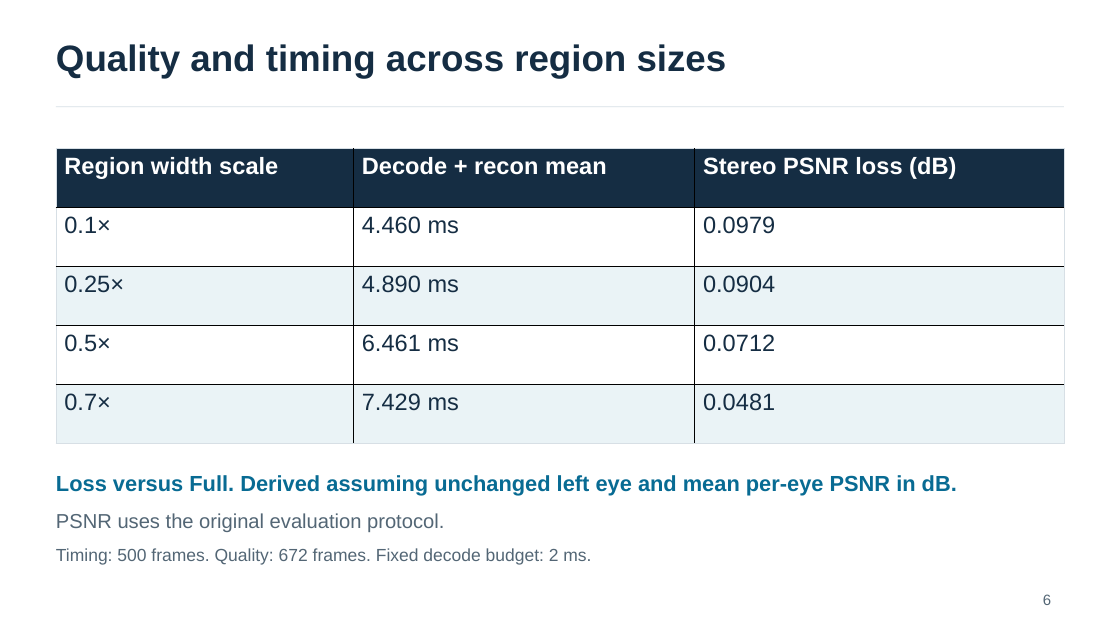
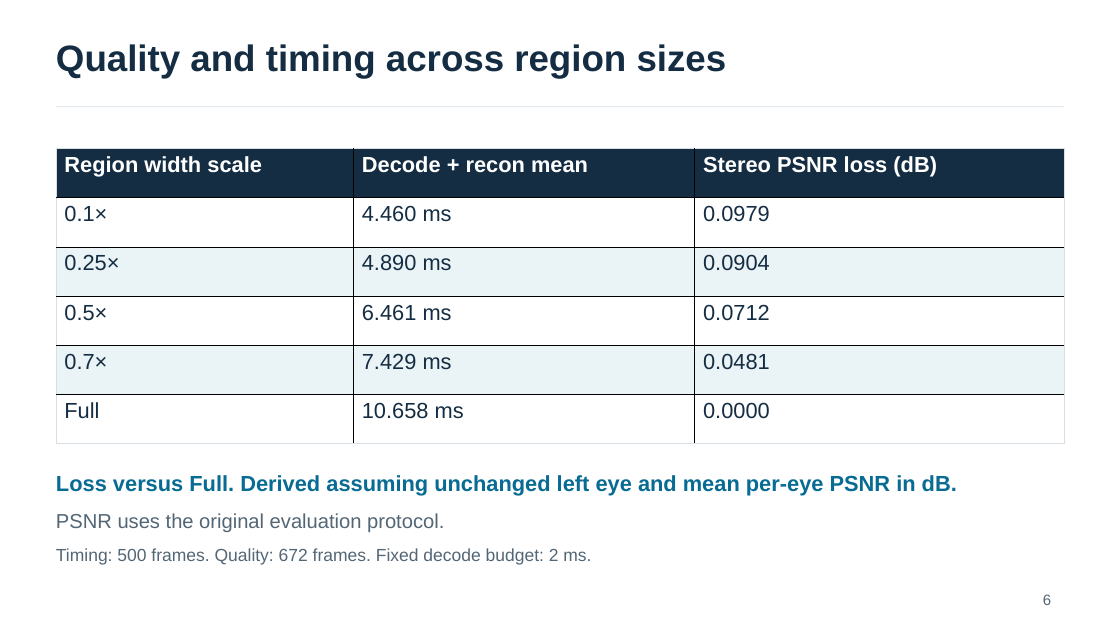
Before and after one commit to yingtian991221/stereo-eye-reconstruction, a slide deck: slide 6 of presentations/weekly_20261029/weekly_20261029_english_30w.pptx. Drawn at 1120x630 pixels with LibreOffice and Linux fonts; fonts in the diff are those of the drawing. Boxes give left, top, right and bottom in pixels: in the first picture for what was removed or moved away, otherwise in the second. Text is boxed around its words. In the diff, an @@ line names an element or a change of style, - is before the commit and + after.

Commit message:
Add Full reference row and remove next-steps slide

```diff
--- a/presentations/weekly_20261029/weekly_20261029_english_30w.pptx
+++ b/presentations/weekly_20261029/weekly_20261029_english_30w.pptx
@@ table at <box>56,149,1065,444</box> @@
+row 6: Full | 10.658 ms | 0.0000
```
Also in this commit, not shown: 1 slide removed, 3 other files.
